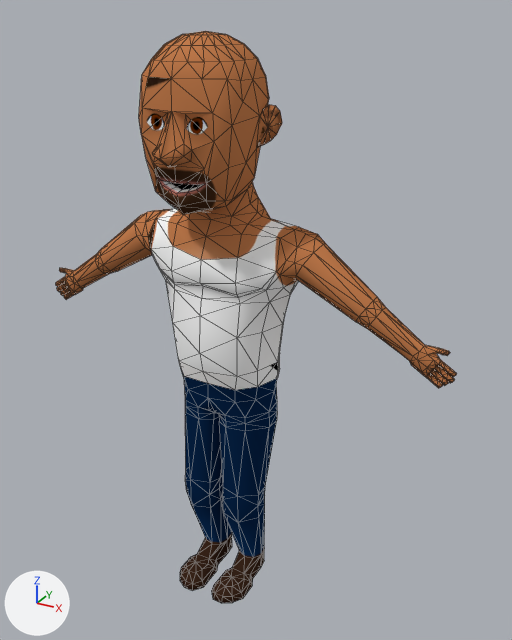
The Blender file Caught Off Guard/Assets/Models/player_model.blend, before and after one commit.
The view is the same before and after, from a 50 mm lens placed at (3.8, -5.81, 6.6), pointed at (0.34, 0.46, 3.46). The axes (+X, +Y, +Z) are drawn at lower left. The lights are the same throughout. Mesh edges are drawn as thin lines.
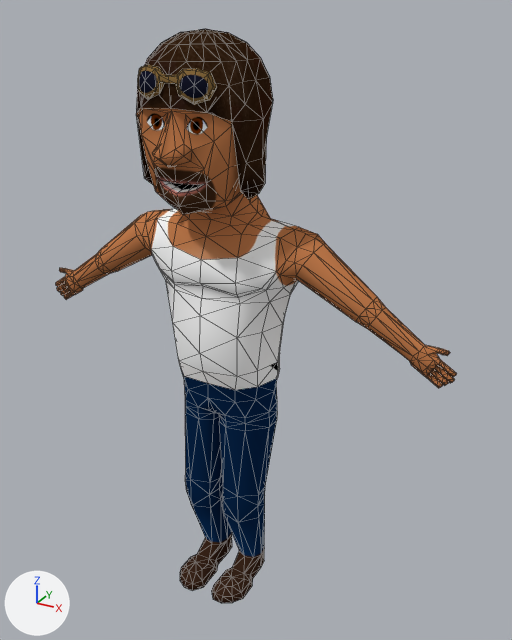
Where the change shows, as pixel boxes [x1, y1, x2, y2] in the pictures (512 x 640 px; the box of a moved part takes in the faces that stretch with it):
'object', reshaped
    before: [56, 31, 457, 603]
    after: [56, 29, 457, 603]
'goggles', added
    after: [138, 65, 217, 105]
part 1 of me_cube, moved or reshaped
    before: [142, 31, 282, 162]
    after: [136, 29, 273, 199]
part 2 of me_cube, surface changed
    both: [148, 220, 156, 250]

What changed in the scene script:
```text
Change me_cube:
    used by ob_object; location = (0.0, 0.0, 0.0)
    remove me_cube.from_pydata(...)  # 818 vertices, 1634 faces; spans x -2.57..2.57, y -0.67..0.95, z -0.03..6.41
    add me_cube.from_pydata(...)  # 830 vertices, 1645 faces, 2 loose edges; spans x -2.57..2.57, y -0.67..0.95, z -0.03..6.43
    me_cube part 1
    107 vertices are removed from x -0.69..0.69, y -0.41..0.76, z 5.42..6.41
    230 faces are deleted
    117 vertices are added at x -0.61..0.61, y -0.49..0.8, z 4.94..6.43
    2 loose edges are added
    231 new faces join them, smooth
    10 new faces join them
    me_cube part 2: 40 kept faces spanning x -0.84..0.26, y -0.16..0.7, z -0.03..4.52 get new texture (UV) coordinates
Add me_cube_001:
    me_cube_001.from_pydata(...)  # 38 vertices, 72 faces; spans x -0.427..0.4, y -0.523..-0.38, z 5.833..6.128
    me_cube_001.materials.append(mat_material)  # picture img_texture
Add ob_goggles:
    ob_goggles = bpy.data.objects.new('goggles', me_cube_001)
    ob_goggles.location = (-0.18, -0.13, 0.01)
    ob_goggles.rotation_euler = (-0.0235, 0.0327, 0.00546)  # degrees (-1.3, 1.9, 0.3)
```
